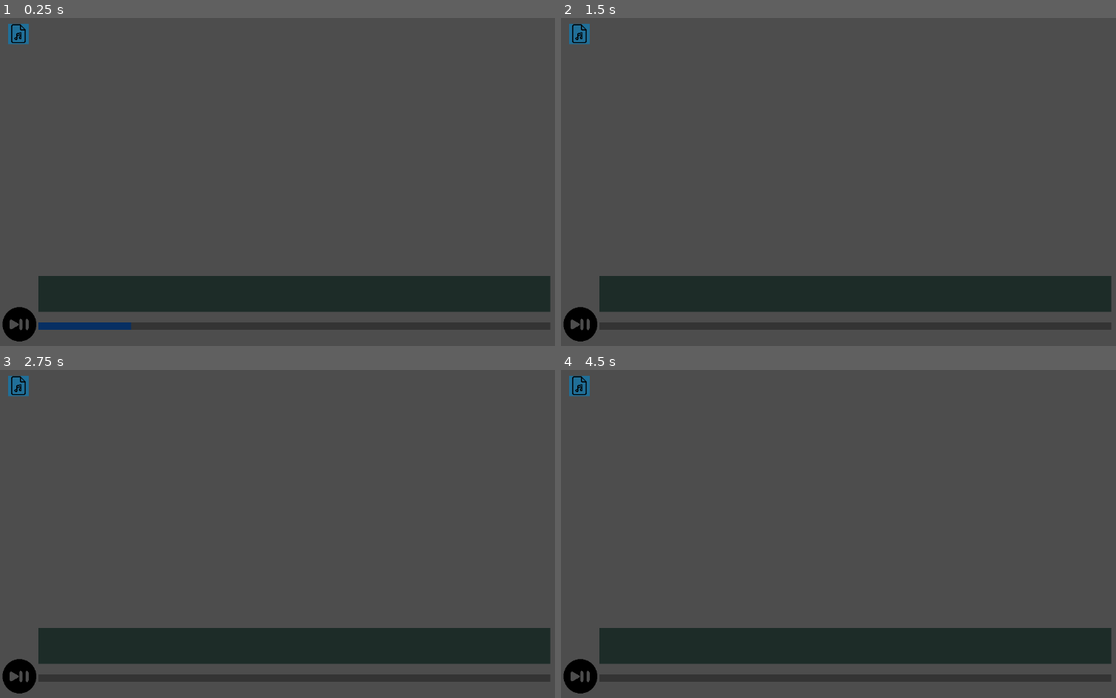
Above: before the commit, frames 1-4 (two rows, left to right).
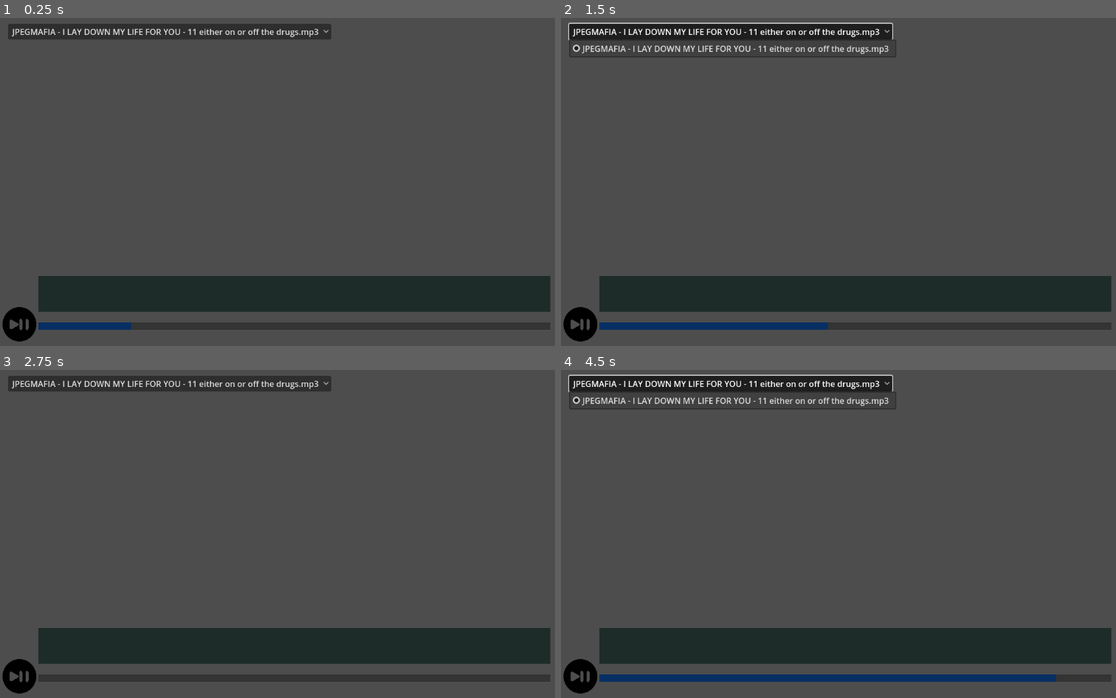
Above: after the commit, the same moments.

Repository: liddyjacob/MetroBeat
Game: Godot game, scene res://AudioTool.tscn
Two runs of this game, one before a commit and one after it. Both use one fixed random seed, a clock stepped at 60 frames per second and the inputs below. Sound files missing from this copy of the repository are replaced by a short silence.
Inputs (mouse positions are in pixels of both pictures, inside the frame that each line leads up to; where the layout moved, square brackets give the same spot in the first picture):
- Up to frame 1 (0.25 s): no input
- Up to frame 2 (1.5 s): click (583, 323) [577, 34] at 0.5 s; click (733, 31) at 1.25 s, where only the run after the commit has a clickable "JPEGMAFIA - I LAY DOWN MY LIF…"
- Up to frame 3 (2.75 s): click (22, 675) [16, 386] at 2 s
- Up to frame 4 (4.5 s): click (733, 383) at 2.75 s, where only the run after the commit has a clickable "JPEGMAFIA - I LAY DOWN MY LIF…"; click (583, 675) [577, 386] at 3.5 s; click (733, 383) at 4.25 s, where only the run after the commit has a clickable "JPEGMAFIA - I LAY DOWN MY LIF…"

The runs differ from the first frame. In frame 1, 2.6% of the frame differs, in the area x 1-60%, y 1-9%; in frame 2, 4.8%; in frame 3, 2.6%; in frame 4, 5.7%, in the area x 1-90%, y 1-96%.

Commit message:
Finally - I can change tracks now

Diff:
--- a/Audio Labeler Tool/Scripts/AudioTool.gd
+++ b/Audio Labeler Tool/Scripts/AudioTool.gd
@@ -3,8 +3,14 @@
 var playback_position = 0
 var rel_position = 0
 var audio_file = ""
+var sounds_array = Array()
+var sounds_dict = {}
+
 @onready
 var audio_stream = get_node("MusicPlayer")
+@onready
+var selector = $select_file
+
 
 # Set playback position, and seek if active
 func set_playback_to(rel_position):
@@ -27,46 +33,38 @@
 	# If not playing, play
 		play()
 
-func load_mp3(path):
-	# I don't know why this won't open. Clearly, we can see the file in res/music
-	var dir = DirAccess.open('res://music')
-	print(dir.get_files()[0])
+# Set a new stream based off audio file
+func restart():
+	set_playback_to(0)
+	audio_stream.stream = sounds_dict[audio_file]
 
 
-	var file = FileAccess.open(dir.get_files()[0], FileAccess.READ)
-	print(file)
-	var sound = AudioStreamMP3.new()
-	sound.data = file.get_buffer(file.get_length())
-	return sound
-
-func restart():
-	var new_stream = load_mp3(audio_file)
-	print(new_stream)
-	#audio_stream.stream = load_mp3(audio_file)
-
-
-func open_audio():
+# Get the name of an audio file, then open it
+func open_audio(audio_id):
+	audio_file = sounds_array[audio_id]
 	# Open a selected audio file
-	var output = []
-	OS.execute('pwd', [], output)
-	var err_no = OS.execute('bash', ['-c', 'cd music; zenity --file-selection'], output)
-	if err_no == 0:
-		var base_path = output[0]
-
-		# this replaces the beginning of the file with res
-		audio_file = "res://" + output[1].substr(base_path.length())
-
-		print(audio_file)
-		restart()
-
-	else:
-		print("Failure to load file")
-
-
+	restart()
 
 # Called when the node enters the scene tree for the first time.
 func _ready():
-	pass # Replace with function body.
+	# Gets all music and stores it in a handy dropdown
+	var path = "res://music/"
+	var dir = DirAccess.open(path)
+	dir.list_dir_begin()
+	while true:
+		var file_name = dir.get_next()
+		if file_name == "":
+			#break the while loop when get_next() returns ""
+			break
+		elif !file_name.begins_with("."):
+			#get_next() returns a string so this can be used to load the images into an array.
+			if !file_name.ends_with(".import"):
+				sounds_array.append(file_name)
+				sounds_dict[file_name] = AudioStreamOggVorbis.load_from_file(path + file_name)
+
+	sounds_array.sort()
+	dir.list_dir_end()
+	selector.add_items() # Replace with function body.
 
 
 # Called every frame. 'delta' is the elapsed time since the previous frame.
--- a/Audio Labeler Tool/Scripts/select_file.gd
+++ b/Audio Labeler Tool/Scripts/select_file.gd
@@ -1,17 +1,21 @@
 extends Control
+
+@onready var drop_down_menu = $OptionButton
+@onready var audio_tool = get_node("/root/AudioTool")
+
+# Add items to the dropdown
+func add_items():
+	for item in audio_tool.sounds_array:
+		drop_down_menu.add_item(item)
 
 
 # Called when the node enters the scene tree for the first time.
 func _ready():
-	pass # Replace with function body.
-
+	pass
 
 # Called every frame. 'delta' is the elapsed time since the previous frame.
 func _process(delta):
 	pass
 
-
-func _on_texture_button_pressed():
-	# Call upstream handler
-	var audio_tool = get_node("/root/AudioTool")
-	audio_tool.open_audio()
+func _on_option_button_item_selected(index):
+	audio_tool.open_audio(index)
--- a/Audio Labeler Tool/select_file.tscn
+++ b/Audio Labeler Tool/select_file.tscn
@@ -1,29 +1,17 @@
-[gd_scene load_steps=3 format=3 uid="uid://bg4syiviv0sk6"]
+[gd_scene load_steps=2 format=3 uid="uid://bg4syiviv0sk6"]
 
 [ext_resource type="Script" path="res://Scripts/select_file.gd" id="1_cx5j7"]
-[ext_resource type="Texture2D" uid="uid://dng2xh1inigld" path="res://Textures/music-file.png" id="2_g65y3"]
 
 [node name="select_file" type="Control"]
 layout_mode = 3
 anchors_preset = 0
-offset_right = 40.0
-offset_bottom = 40.0
+offset_right = 214.0
+offset_bottom = 21.0
 script = ExtResource("1_cx5j7")
 
-[node name="ColorRect" type="ColorRect" parent="."]
+[node name="OptionButton" type="OptionButton" parent="."]
 layout_mode = 0
-offset_right = 40.0
-offset_bottom = 40.0
-color = Color(0.127308, 0.437475, 0.594212, 1)
+offset_right = 213.0
+offset_bottom = 20.0
 
-[node name="TextureButton" type="TextureButton" parent="."]
-layout_mode = 0
-offset_left = 2.0
-offset_top = 1.0
-offset_right = 38.0
-offset_bottom = 38.0
-texture_normal = ExtResource("2_g65y3")
-ignore_texture_size = true
-stretch_mode = 0
-
-[connection signal="pressed" from="TextureButton" to="." method="_on_texture_button_pressed"]
+[connection signal="item_selected" from="OptionButton" to="." method="_on_option_button_item_selected"]
